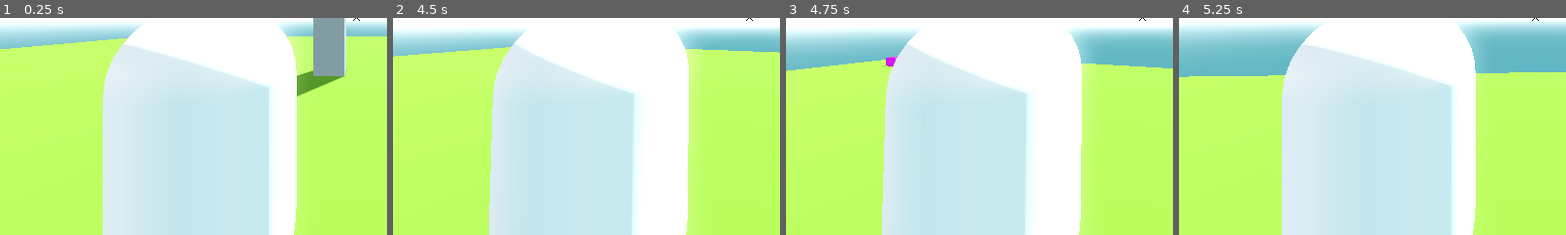
Above: before the commit, frames 1-4 (left to right).
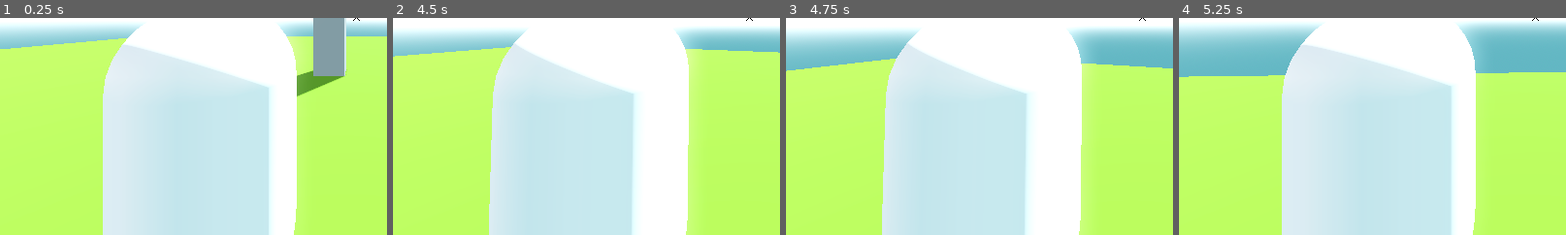
Above: after the commit, the same moments.

Repository: AlexW-WSC/Expedition-Remorhaz
Game: Godot game, scene res://MainGame.tscn
Same seed, same stepped clock (60 frames per second), same inputs: the game is played once before the commit and once after it. The engine's default icon, where the game draws it, is replaced by a stand-in: a white triangle on a blue panel in a dark square.
Inputs (mouse positions are % of the whole screen's width and height, from its top left):
- Up to frame 1 (0.25 s): no input
- Up to frame 2 (4.5 s): tap Enter (ui_accept) at 0.5, 0.77, 1.52, 2.75, 3.02, 3.77 s; move the mouse to (55, 50) at 0.52 s; hold W (up) from 0.53 s (still down); tap E (e) at 0.6, 1.55, 2.1, 3.05 s; tap R (r) at 0.8, 1.35, 2.3, 3.8 s; move the mouse to (45, 50) at 1.27 s; move the mouse to (52, 48) at 2.02 s; move the mouse to (49, 52) at 2.77 s; tap Shift (lshift) at 2.85 s; move the mouse to (57, 51) at 3.52 s; press the mouse at (57, 51) at 3.53 s; tap M (debug_m_key) at 4.15 s; move the mouse to (42, 49) at 4.27 s; release the mouse at (42, 49) at 4.28 s; tap Q (q) at 4.35 s
- Up to frame 3 (4.75 s): keep holding W (up); tap Enter (ui_accept) at 4.52 s; tap E (e) at 4.55 s
- Up to frame 4 (5.25 s): keep holding W (up); move the mouse to (51, 50) at 5.02 s; tap R (r) at 5.1 s
The pictures show only the part of the screen within x 4-54%, y 50-100%; the shares and areas given below are measured in that part.

Frames 1-2 are identical in both runs. In frame 3, 0.1% of the frame differs, in the area x 25-29%, y 17-23%; in frame 4, nothing differs.

Commit message:
enemy logic (nearly) fully working, implement damage calls

Diff:
--- a/enemy_spawner.gd
+++ b/enemy_spawner.gd
@@ -12,11 +12,13 @@
 var type = "Yeti"
 var rng = RandomNumberGenerator.new()
 
+func _ready() -> void:
+	await get_tree().create_timer(5).timeout
+	_on_current_wave_changed(1)
 
 func _process(delta: float) -> void:
-	print(current_wave)
 	if Input.is_action_just_pressed("debug_m_key"):
-		_on_current_wave_changed(1)
+		pass
 
 
 func _on_current_wave_changed(wave) -> void:
@@ -38,7 +40,7 @@
 
 func prepare_spawn(current_wave):
 	if current_wave == 1:
-		spawn_logic(30, "Yeti", 0.75, "Yeti Ranger", 0.25, null, 0, null, 0, area)
+		spawn_logic(10, "Yeti", 0.75, "Yeti Ranger", 0.25, null, 0, null, 0, area)
 	elif current_wave == 2:
 		spawn_logic(50, "Yeti", 0.75, "Yeti Ranger", 0.25, null, 0, null, 0, area)
 	elif current_wave == 3:
@@ -68,23 +70,23 @@
 	else:
 		"HUH"
 
-	var mob1 = assign_mob(mob1_type)
-	var mob2 = assign_mob(mob2_type)
-	var mob3 = assign_mob(mob3_type)
-	var mob4 = assign_mob(mob4_type)
+
+
+
 
 	var mob1_amount = floor(mob_amount * mob1_weight)
 	var mob2_amount = floor(mob_amount * mob2_weight)
 	var mob3_amount = floor(mob_amount * mob3_weight)
 	var mob4_amount = floor(mob_amount * mob4_weight)
 
-	var mob_wait_time : float = mob_amount/60
-	print(mob_wait_time)
+	var mob_wait_time : float = 60/mob_amount
+	print("wait time: !!!", mob_wait_time)
 
 	while current_wave == wave:
 		var mob_spawned = rng.randi_range(1,4)
 		if mob_spawned == 1:
 			if mob1_amount != 0:
+				var mob1 = assign_mob(mob1_type)
 				add_child(mob1)
 				player.highlight_enemy.connect(Callable(mob1, "_on_player_highlight_enemy"))
 				player.deal_damage.connect(Callable(mob1, "_on_player_deal_damage"))
@@ -97,9 +99,12 @@
 					mob1.global_position = spawn3.global_position
 				elif spawn == 4:
 					mob1.global_position = spawn4.global_position
+				mob1_amount -= 1
 				await get_tree().create_timer(mob_wait_time).timeout
+				print("spawned mob1")
 		if mob_spawned == 2:
 			if mob2_amount != 0:
+				var mob2 = assign_mob(mob2_type)
 				add_child(mob2)
 				player.highlight_enemy.connect(Callable(mob2, "_on_player_highlight_enemy"))
 				player.deal_damage.connect(Callable(mob2, "_on_player_deal_damage"))
@@ -112,9 +117,12 @@
 					mob2.global_position = spawn3.global_position
 				elif spawn == 4:
 					mob2.global_position = spawn4.global_position
+				mob2_amount -= 1
 				await get_tree().create_timer(mob_wait_time).timeout
+				print("spawned mob2")
 		if mob_spawned == 3:
 			if mob3_amount != 0:
+				var mob3 = assign_mob(mob3_type)
 				add_child(mob3)
 				player.highlight_enemy.connect(Callable(mob3, "_on_player_highlight_enemy"))
 				player.deal_damage.connect(Callable(mob3, "_on_player_deal_damage"))
@@ -127,12 +135,15 @@
 					mob3.global_position = spawn3.global_position
 				elif spawn == 4:
 					mob3.global_position = spawn4.global_position
+				mob3_amount -= 1
 				await get_tree().create_timer(mob_wait_time).timeout
+				print("spawned mob3")
 		if mob_spawned == 4:
 			if mob4_amount != 0:
+				var mob4 = assign_mob(mob4_type)
 				add_child(mob4)
-				player.highlight_enemy.connect(Callable(mob3, "_on_player_highlight_enemy"))
-				player.deal_damage.connect(Callable(mob3, "_on_player_deal_damage"))
+				player.highlight_enemy.connect(Callable(mob4, "_on_player_highlight_enemy"))
+				player.deal_damage.connect(Callable(mob4, "_on_player_deal_damage"))
 				var spawn = rng.randi_range(1,spawn_location_amount)
 				if spawn == 1:
 					mob4.global_position = spawn1.global_position
@@ -142,7 +153,9 @@
 					mob4.global_position = spawn3.global_position
 				elif spawn == 4:
 					mob4.global_position = spawn4.global_position
+				mob4_amount -= 1
 				await get_tree().create_timer(mob_wait_time).timeout
+				print("spawned mob4")
 
 			else:
 				pass
--- a/main_game.gd
+++ b/main_game.gd
@@ -10,8 +10,8 @@
 var wave : int = 1
 var max_wave : int = 30
 func _ready():
-	#secondsTimer.start()
-	#minutesTimer.start()
+	secondsTimer.start()
+	minutesTimer.start()
 	pass
 
 func _on_seconds_timer_timeout() -> void:
--- a/scripts/evilGuy.gd
+++ b/scripts/evilGuy.gd
@@ -1,11 +1,30 @@
 extends CharacterBody3D
 var max_health := 40.0
 var health := max_health
+var melee_attack_damage := 5.0
 const SPEED = 2.0
 const TURN_SPEED = 4.0
 const GRAVITY = 9.8
 
+signal damage_player
+
+var attacking : bool = false
+var sees_player : bool = false
+var ai_mode = 1
+
+var player_in_hurtbox = false
+var can_attack : bool = true
+var hurtbox_enabled : bool = false
+var attack_windup : float = 0.3
+var attack_duration : float = 0.3
+var attack_winddown : float = 0.3
+var attack_cooldown : float = 10
+@onready var hurtbox = $Hurtbox
+@onready var hurtbox_mesh = $Hurtbox/MeshInstance3D
+@onready var cooldown_timer = $AttackCooldown
+
 @onready var mesh = $MeshInstance3D
+var rng = RandomNumberGenerator.new()
 
 var outline_shader_code := """
 shader_type spatial;
@@ -45,10 +64,10 @@
 """
 
 @onready var shader_material : ShaderMaterial
-@onready var target : CharacterBody3D = null
+
 @onready var navigation_agent : NavigationAgent3D = $NavigationAgent3D
-@onready var player : CharacterBody3D = $player
 @onready var area_3d : Area3D = $Area3D
+var player : Node3D
 
 func _ready() -> void:
 	print(self)
@@ -61,23 +80,72 @@
 
 
 func _physics_process(delta: float) -> void:
-
+	var locked_rotation_y = rotation.y
 	var current_location = global_transform.origin
 	var next_location = navigation_agent.get_next_path_position()
 	var new_velocity = (next_location - current_location).normalized() * SPEED
 	velocity = new_velocity
-	move_and_slide()
+
+	var pos2d : Vector2 = Vector2(global_position.x, global_position.z)
+	var path_pos2d : Vector2 = Vector2(navigation_agent.get_next_path_position().x, navigation_agent.get_next_path_position().z)
+	var direction = (pos2d - path_pos2d)
+	rotation.y = lerp_angle(rotation.y, atan2(direction.x, direction.y), delta / 0.3)
+	if attacking == false:
+		move_and_slide()
+	elif attacking == true:
+		rotation.y = locked_rotation_y
+
+	if hurtbox_enabled == true:
+		if hurtbox.overlaps_body(player):
+			emit_signal("damage_player", melee_attack_damage)
+			hurtbox_enabled = false
+
 
 
 
 func update_target_location(target_location):
-	if target != null:
+	if sees_player == true and can_attack == true:
 		navigation_agent.set_target_position(target_location)
-		print("kjkjhiu")
-	else:
-		navigation_agent.set_target_position(self.global_position)
+
+	elif can_attack == false or sees_player == false:
+		move_randomly()
+
+
+func move_randomly():
+	#if can_attack == true:
+		if navigation_agent.is_navigation_finished() == true:
+			if ai_mode == 1:
+				navigation_agent.set_target_position(NavigationServer3D.map_get_random_point(navigation_agent.get_navigation_map(), 1, true))
+			else:
+				navigation_agent.set_target_position(self.global_position)
+				await get_tree().create_timer(rng.randf_range(1,4)).timeout
+			ai_mode = rng.randi_range(1,3)
+	#elif can_attack == false:
+		# write some shit for dist at some point!!
+
+
+func melee_attack() -> void:
+	attacking = true
+	navigation_agent.set_target_position(self.global_position)
+	await get_tree().create_timer(attack_windup).timeout
+	print("wound up")
+	hurtbox_enabled = true
+	var red_color = hurtbox_mesh.get_active_material(0)
+	red_color.albedo_color = Color(0,0,255)
+
+	await get_tree().create_timer(attack_duration).timeout
+	red_color.albedo_color = Color(255,0,0)
+	hurtbox_enabled = false
+	print("done attack ^-^")
+	await get_tree().create_timer(attack_winddown).timeout
+	attacking = false
+	can_attack = false
+	cooldown_timer.start()
 
 func _process(delta: float) -> void:
+	if player_in_hurtbox == true and can_attack == true:
+		melee_attack()
+
 	if health <= 0:
 		self.queue_free()
 
@@ -102,11 +170,28 @@
 
 func _on_area_3d_body_entered(body: Node3D) -> void:
 	if body.is_in_group("player"):
-		target = body
+		player = body
+		sees_player = true
 		print('WOAH there buddy')
 
 
 func _on_area_3d_body_exited(body: Node3D) -> void:
 	if body.is_in_group("player"):
-		target = null
+		sees_player = false
 		print("i have to tell yopu somethingggg")
+
+
+
+func _on_hurtbox_body_entered(body: Node3D) -> void:
+	if player == body:
+		print("meow meow meow meow meow meow ")
+		player_in_hurtbox = true
+
+
+func _on_hurtbox_body_exited(body: Node3D) -> void:
+	player_in_hurtbox = false
+
+
+
+func _on_attack_cooldown_timeout() -> void:
+	can_attack = true
--- a/yeti_enemy.tscn
+++ b/yeti_enemy.tscn
@@ -17,6 +17,13 @@
 [sub_resource type="CylinderShape3D" id="CylinderShape3D_fho4y"]
 height = 8.0
 radius = 10.0
+
+[sub_resource type="BoxShape3D" id="BoxShape3D_fho4y"]
+
+[sub_resource type="StandardMaterial3D" id="StandardMaterial3D_3by50"]
+albedo_color = Color(1, 0, 0, 1)
+
+[sub_resource type="BoxMesh" id="BoxMesh_gbl4t"]
 
 [node name="YetiEnemy" type="CharacterBody3D" groups=["enemy"]]
 transform = Transform3D(0.999998, 0.000796807, -0.00179283, -0.000800005, 0.999998, -0.00178498, 0.00179141, 0.00178641, 0.999997, 0, 0, 0)
@@ -39,5 +46,25 @@
 [node name="CollisionShape3D" type="CollisionShape3D" parent="Area3D"]
 shape = SubResource("CylinderShape3D_fho4y")
 
+[node name="Hurtbox" type="Area3D" parent="."]
+transform = Transform3D(-4.37114e-08, 0, 1, 0, 1, 0, -1, 0, -4.37114e-08, 0.0488614, -0.0428678, -0.00588179)
+
+[node name="CollisionShape3D" type="CollisionShape3D" parent="Hurtbox"]
+transform = Transform3D(1, 1.57797e-10, 0, -5.22959e-12, 1, -3.49246e-10, 0, 0, 1, 1.00009, 0.000796876, -0.001793)
+shape = SubResource("BoxShape3D_fho4y")
+debug_color = Color(0.776471, 0.6, 0.701961, 0.419608)
+
+[node name="MeshInstance3D" type="MeshInstance3D" parent="Hurtbox"]
+transform = Transform3D(1, 4.1382e-11, 0, -5.22959e-12, 1, -1.16415e-10, 0, 0, 1, 1.00027, -0.00296608, -0.00113972)
+material_override = SubResource("StandardMaterial3D_3by50")
+transparency = 0.5
+cast_shadow = 0
+mesh = SubResource("BoxMesh_gbl4t")
+
+[node name="AttackCooldown" type="Timer" parent="."]
+
 [connection signal="body_entered" from="Area3D" to="." method="_on_area_3d_body_entered"]
 [connection signal="body_exited" from="Area3D" to="." method="_on_area_3d_body_exited"]
+[connection signal="body_entered" from="Hurtbox" to="." method="_on_hurtbox_body_entered"]
+[connection signal="body_exited" from="Hurtbox" to="." method="_on_hurtbox_body_exited"]
+[connection signal="timeout" from="AttackCooldown" to="." method="_on_attack_cooldown_timeout"]
--- a/yeti_ranger_enemy.tscn
+++ b/yeti_ranger_enemy.tscn
@@ -43,5 +43,7 @@
 [node name="CollisionShape3D" type="CollisionShape3D" parent="Area3D"]
 shape = SubResource("CylinderShape3D_fho4y")
 
+[node name="FaceDirection" type="Node3D" parent="."]
+
 [connection signal="body_entered" from="Area3D" to="." method="_on_area_3d_body_entered"]
 [connection signal="body_exited" from="Area3D" to="." method="_on_area_3d_body_exited"]
Not shown: 1 places in yeti_enemy.tscn that only renumber resources
